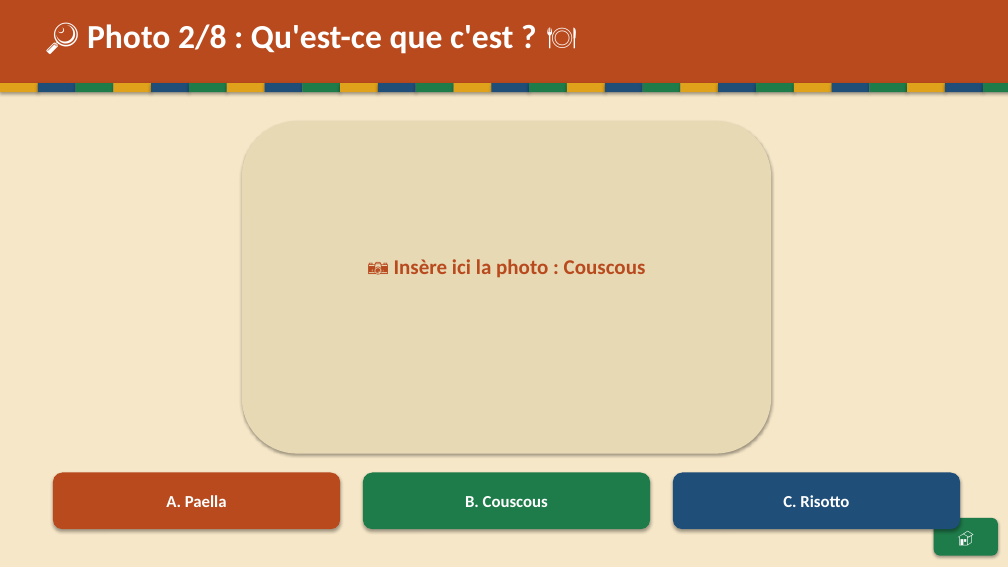
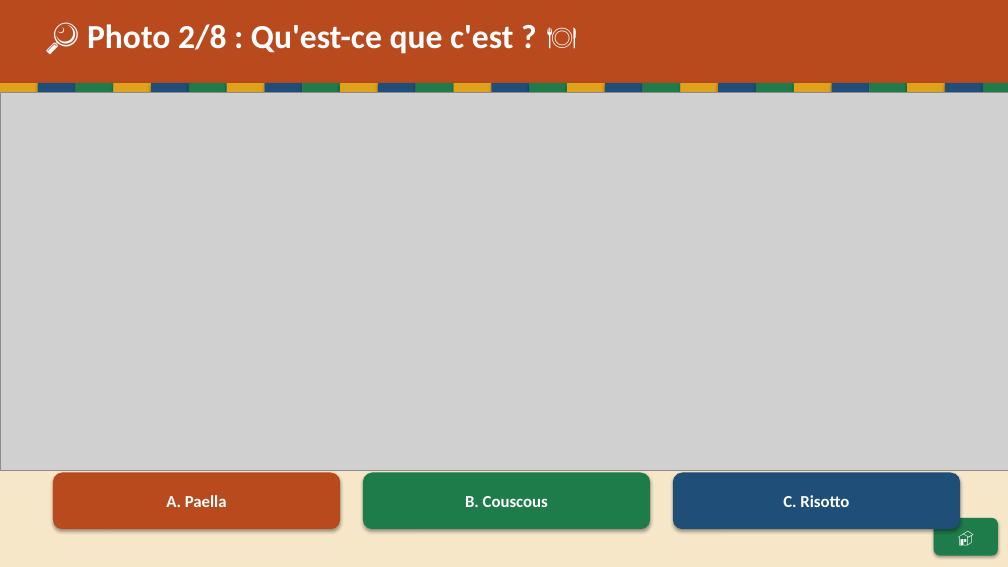
Before and after one commit to Paquereauman/Paquereauman, a slide deck: slide 5 of maghreb/maghreb-interactif.pptx. Drawn at 1008x567 pixels with LibreOffice and Linux fonts; fonts in the diff are those of the drawing; grey boxes stand for pictures. Boxes give left, top, right and bottom in pixels: in the first picture for what was removed or moved away, otherwise in the second. Text is boxed around its words. In the diff, an @@ line names an element or a change of style, - is before the commit and + after.

```diff
--- a/maghreb/maghreb-interactif.pptx
+++ b/maghreb/maghreb-interactif.pptx
@@ picture added at bbox=[0, 92, 1008, 470] @@
@@ rounded rectangle removed at bbox=[242, 121, 771, 454] @@
@@ text removed at bbox=[394, 259, 646, 278] @@
-📷 Insère ici la photo : Couscous
```
Also in this commit, not shown: 6 other slides changed, 3 other files.
